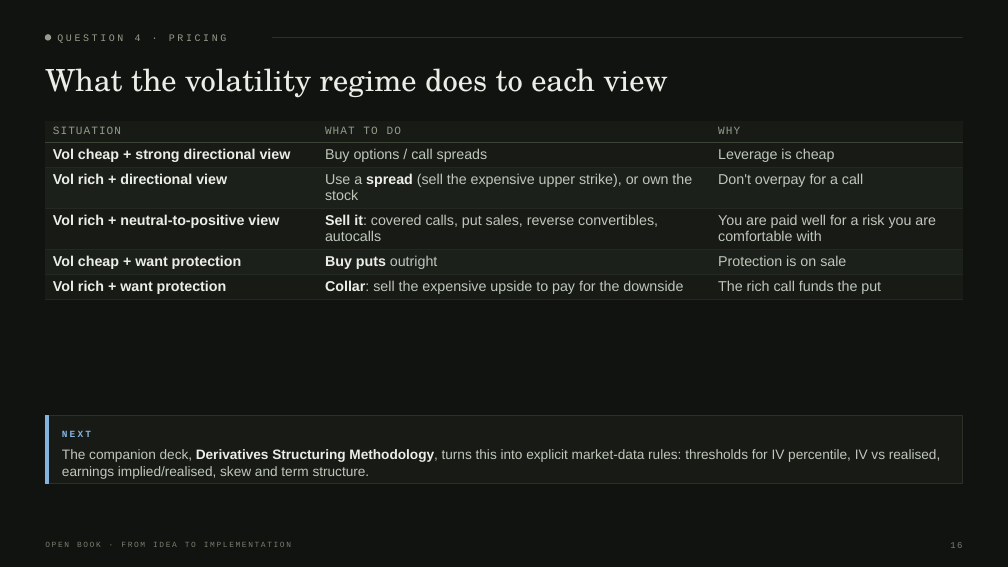
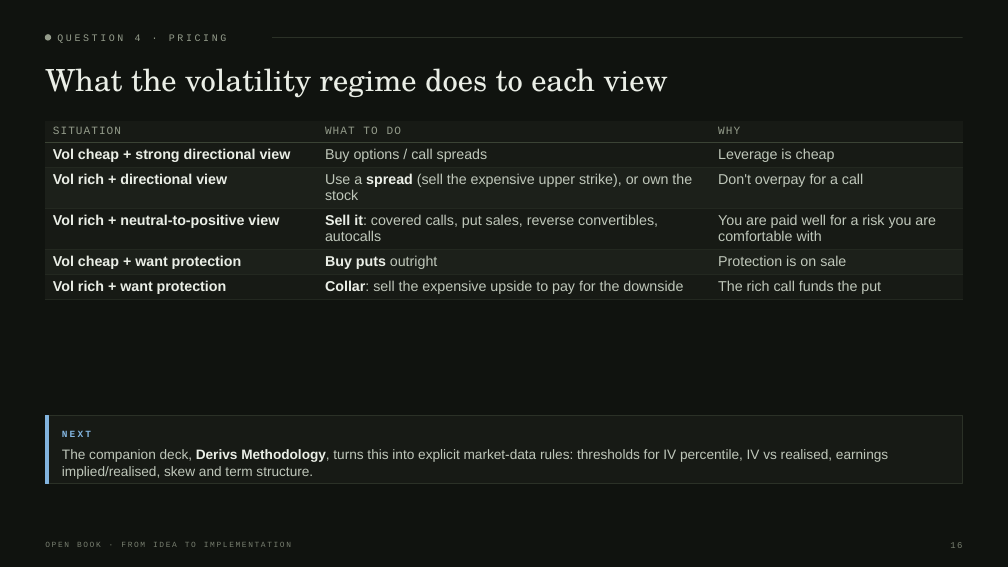
Before and after one commit to harryimposter/Open-Book, a slide deck: slide 16 of decks/From_Idea_to_Implementation.pptx. Drawn at 1008x567 pixels with LibreOffice and Linux fonts; fonts in the diff are those of the drawing. Boxes give left, top, right and bottom in pixels: in the first picture for what was removed or moved away, otherwise in the second. Text is boxed around its words. In the diff, an @@ line names an element or a change of style, - is before the commit and + after.

```diff
--- a/decks/From_Idea_to_Implementation.pptx
+++ b/decks/From_Idea_to_Implementation.pptx
@@ text at box(62, 449, 888, 479): text changed @@
-The companion deck, Derivatives Structuring Methodology, turns this into explicit market-data rules: thresholds for IV percentile, IV vs realised, earnings implied/realised, skew and term structure.
+The companion deck, Derivs Methodology, turns this into explicit market-data rules: thresholds for IV percentile, IV vs realised, earnings implied/realised, skew and term structure.
```
Also in this commit, not shown: 1 other slide changed, 4 other files.
